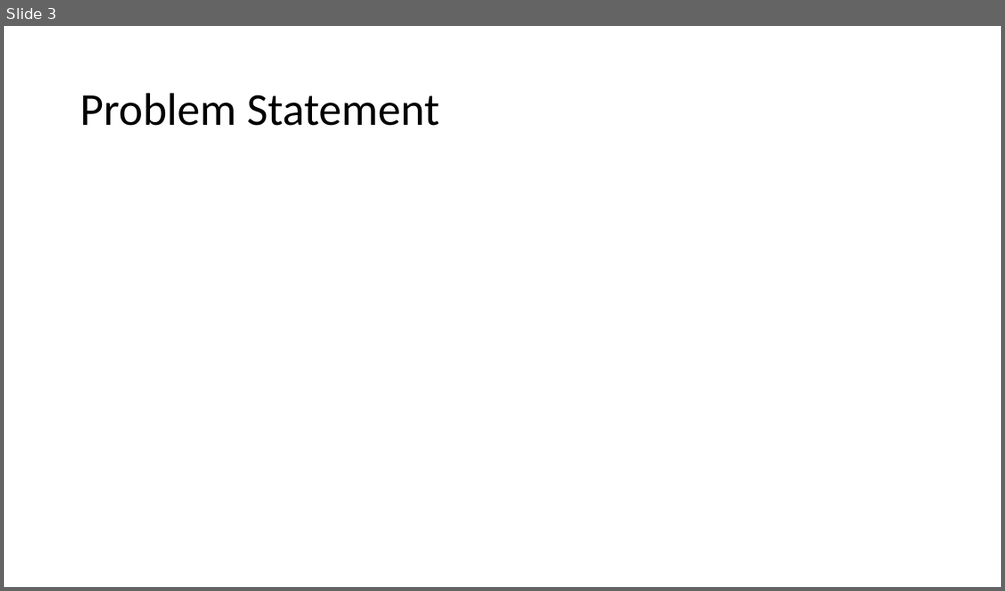
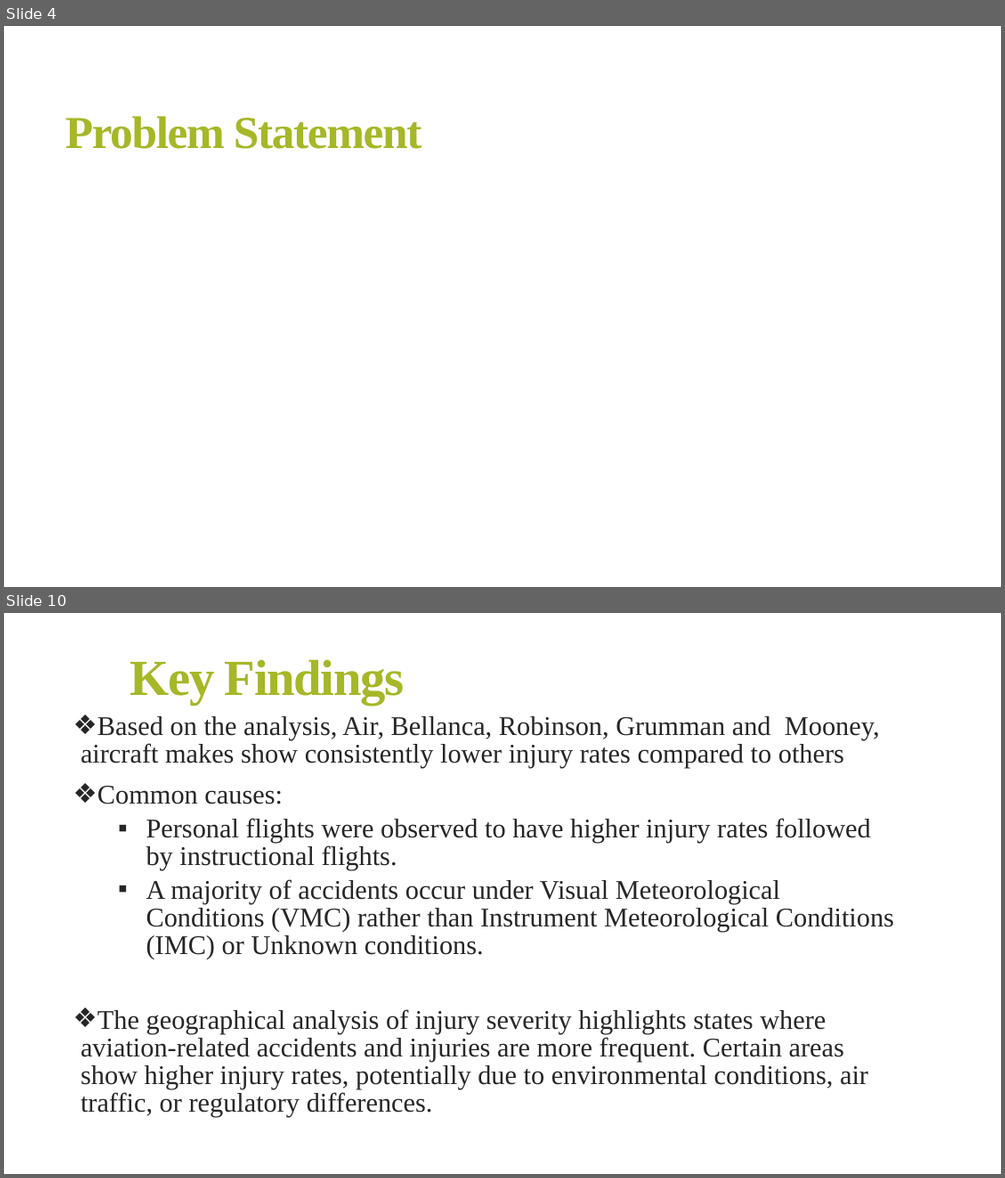
Before and after one commit to FranciscarNdanu/PHASE-1-PROJECT, a slide deck: Presentation.pptx. Shown one above the other, each under a label of ours: slide 3 before the commit, slides 4 and 10 after it; the slides between them are not shown. The pictures are 1005x591 and 1005x1178 pixels, drawn with LibreOffice and Linux fonts; fonts in the diff are those of the drawing. Boxes give left, top, right and bottom in pixels: in the first picture for what was removed or moved away, otherwise in the second. Text is boxed around its words. In the diff, an @@ line names an element or a change of style, - is before the commit and + after.

Commit message:
A few files were removed. The presentation was edited.

```diff
--- a/Presentation.pptx
+++ b/Presentation.pptx
@@ slide 10 added at bbox=[4, 613, 1001, 1174], background #FFFFFF @@
@@ title added at bbox=[130, 659, 404, 705], 48.6 pt, text #A6B727, bold @@
+Key Findings
@@ text added at bbox=[81, 716, 894, 1117], 26 pt, text #262626 @@
+❖ Based on the analysis, Air, Bellanca, Robinson, Grumman and Mooney, aircraft makes show consistently lower injury rates compared to others
+❖ Common causes:
+        ▪ Personal flights were observed to have higher injury rates followed by instructional flights.
+        ▪ A majority of accidents occur under Visual Meteorological Conditions (VMC) rather than Instrument Meteorological Conditions (IMC) or Unknown conditions.
+❖ The geographical analysis of injury severity highlights states where aviation-related accidents and injuries are more frequent. Certain areas show higher injury rates, potentially due to environmental conditions, air traffic, or regulatory differences.
@@ what was slide 3 is now slide 4 @@
@@ slide 4 changed as well @@
@@ title "Problem Statement": place and size @@
-title "Problem Statement" at bbox=[80, 93, 440, 126]
+title "Problem Statement" at bbox=[65, 116, 421, 149]
@@ title "Problem Statement" at bbox=[65, 116, 421, 149]: font Calibri to Times New Roman, text colour #000000 to #A6B727, letter spacing 0 to -1.2 pt, bold on; line spacing 0.9 to 0.85 @@
```
Also in this commit, not shown: 1 other slide changed, 10 other slides added, 4 slides removed, 12 other files.
